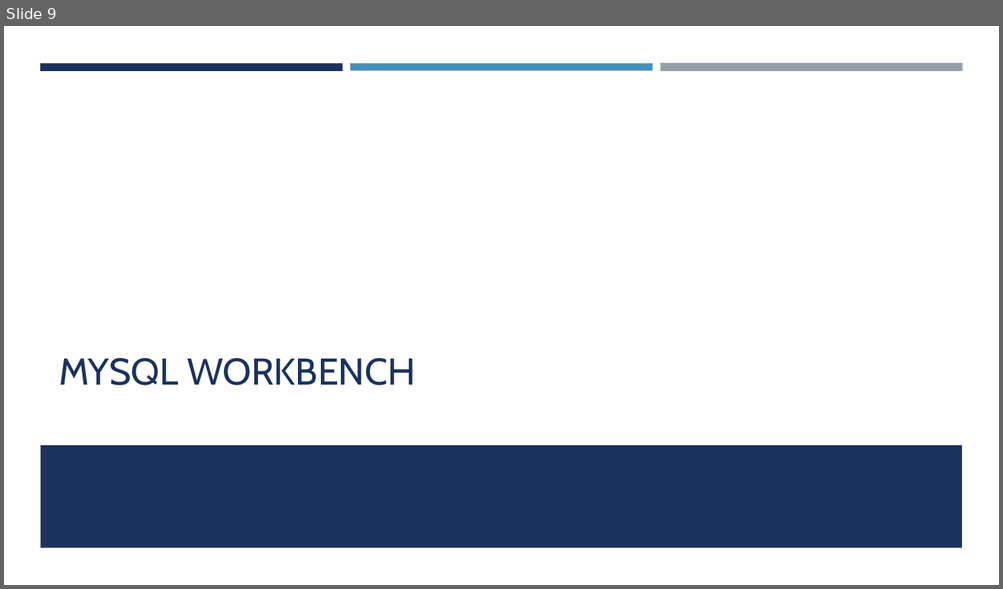
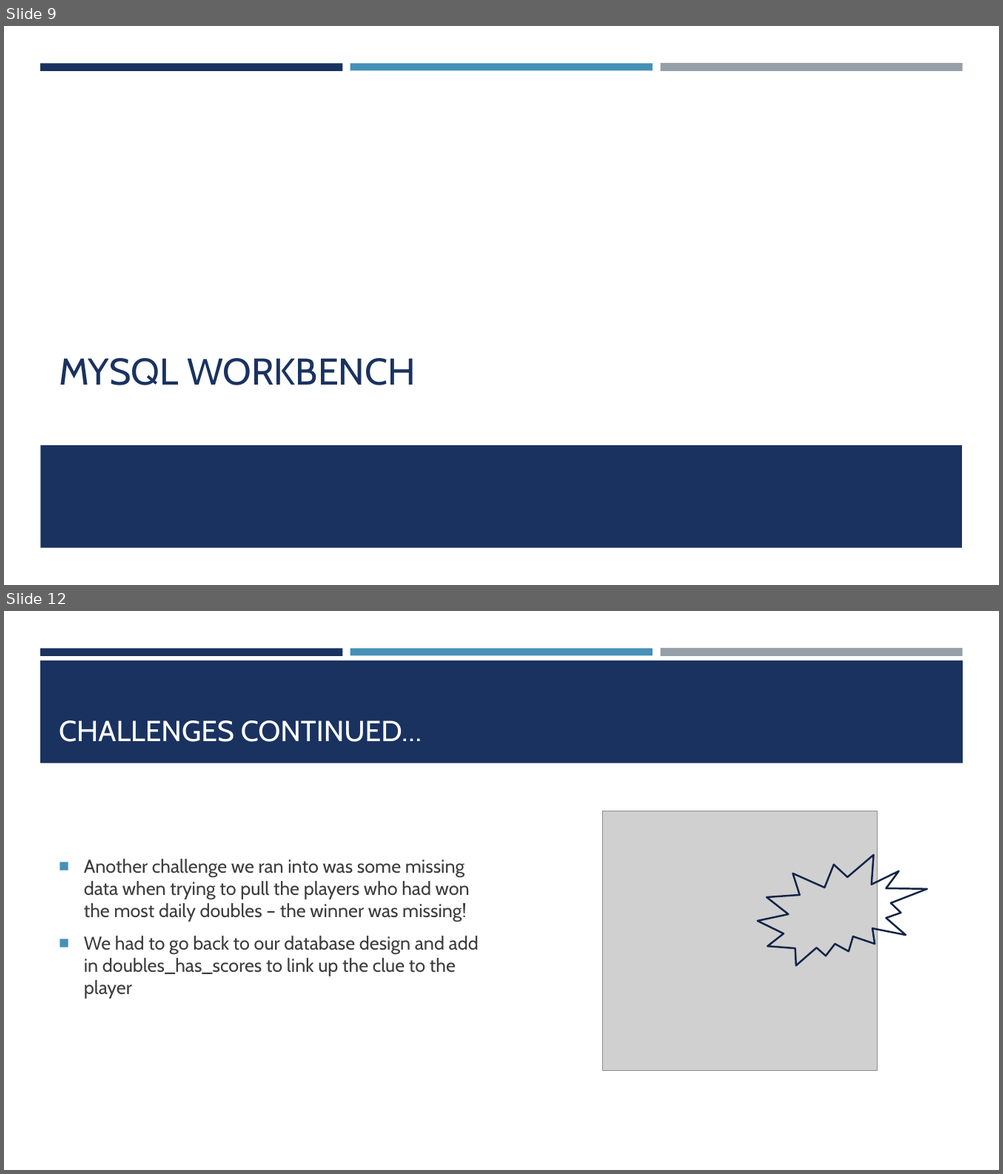
Before and after one commit to mattfarrow1/7330-term-project, a slide deck: docs/Analyzing_Jeopardy_Data.pptx. Shown one above the other, each under a label of ours: slide 9 before the commit, slides 9 and 12 after it; the slides between them are not shown. The pictures are 1003x589 and 1003x1174 pixels, drawn with LibreOffice and Linux fonts; fonts in the diff are those of the drawing; grey boxes stand for pictures. Boxes give left, top, right and bottom in pixels: in the first picture for what was removed or moved away, otherwise in the second. Text is boxed around its words. In the diff, an @@ line names an element or a change of style, - is before the commit and + after.

```diff
--- a/docs/Analyzing_Jeopardy_Data.pptx
+++ b/docs/Analyzing_Jeopardy_Data.pptx
@@ slide 12 added at bbox=[4, 611, 999, 1170], background #FFFFFF; not listed: 3 template elements that a slide beside it also shows @@
@@ rectangle added at bbox=[40, 661, 963, 763], fill #1A3260 @@
@@ title added at bbox=[59, 721, 421, 742], 28 pt, text #FFFFFF @@
+CHALLENGES CONTINUED…
@@ picture added at bbox=[603, 811, 877, 1071] @@
@@ text added at bbox=[84, 859, 478, 999], 18 pt, text #3D3D3D @@
+■ Another challenge we ran into was some missing data when trying to pull the players who had won the most daily doubles – the winner was missing!
+■ We had to go back to our database design and add in doubles_has_scores to link up the clue to the player
@@ irregular seal added at bbox=[757, 855, 927, 965], outline #132547 1.75 pt @@
```
Also in this commit, not shown: 7 slides changed, 3 other slides added, 3 slides removed.
